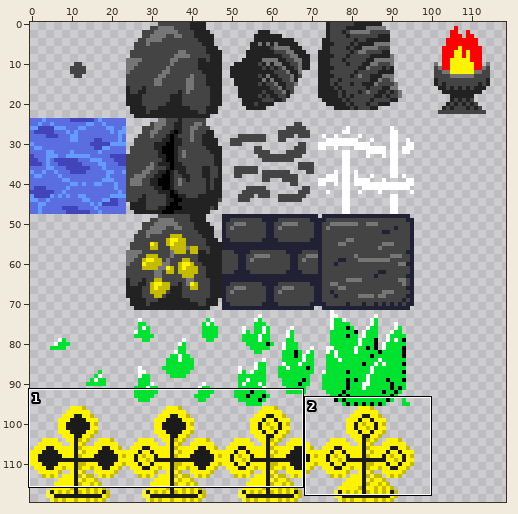
Edited in one commit: pixel-art file (assets/asesprite/tiles_ase.aseprite). Above: a wide view before the commit, with the close-up outlined.
Close-up. Earlier state:
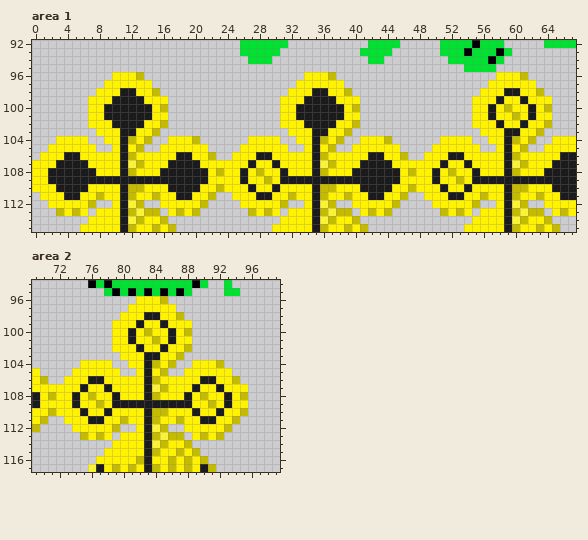
120x120 pixels, 1 frame. Colours within 5 levels of each other are drawn and written as one. Shown: area 1: x 0..67, y 92..115; area 2: x 69..99, y 94..117. The wide view leaves out empty margins.
New version:
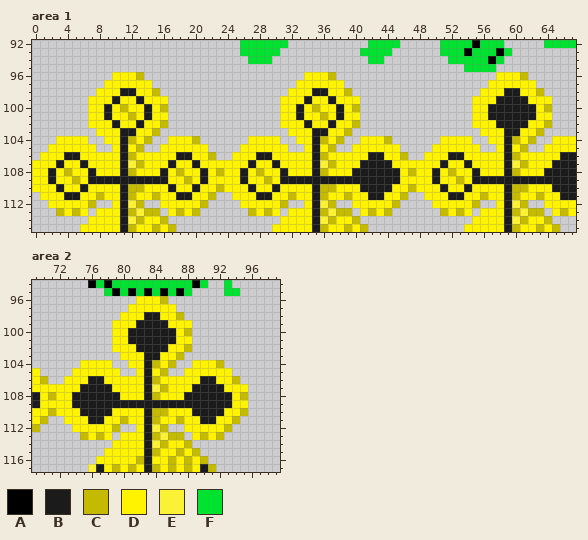
Palette (. is transparent): A #000000  B #1b1b1b  C #c4bb00  D #fff300  E #fbf236  F #00e230
Diff:
Changed rows in their new state; - is an unchanged pixel.
Area 1:
first column x 10:
 99 -DD----------------------DD----------------------BB-
100 DCDD--------------------DCDD--------------------BBBB
101 DDCD--------------------DDCD--------------------BBBB
102 -DD----------------------DD----------------------BB-
first column x 3:
107 -DD------------DD-
108 DCDD----------DCDD
109 DDCD----------DDCD
110 -DD------------DD-
Area 2:
first column x 82:
 99 -BB-
100 BBBB
101 BBBB
102 -BB-
first column x 75:
107 -BB------------BB-
108 BBBB----------BBBB
109 BBBB----------BBBB
110 -BB------------BB-
Boxes around the changes in both close-ups, in picture pixels (x1, y1, x2, y2):
changed: (112, 96, 144, 128)
changed: (304, 96, 336, 128)
changed: (496, 96, 528, 128)
changed: (56, 160, 88, 192)
changed: (168, 160, 200, 192)
changed: (136, 320, 168, 352)
changed: (80, 384, 112, 416)
changed: (192, 384, 224, 416)
